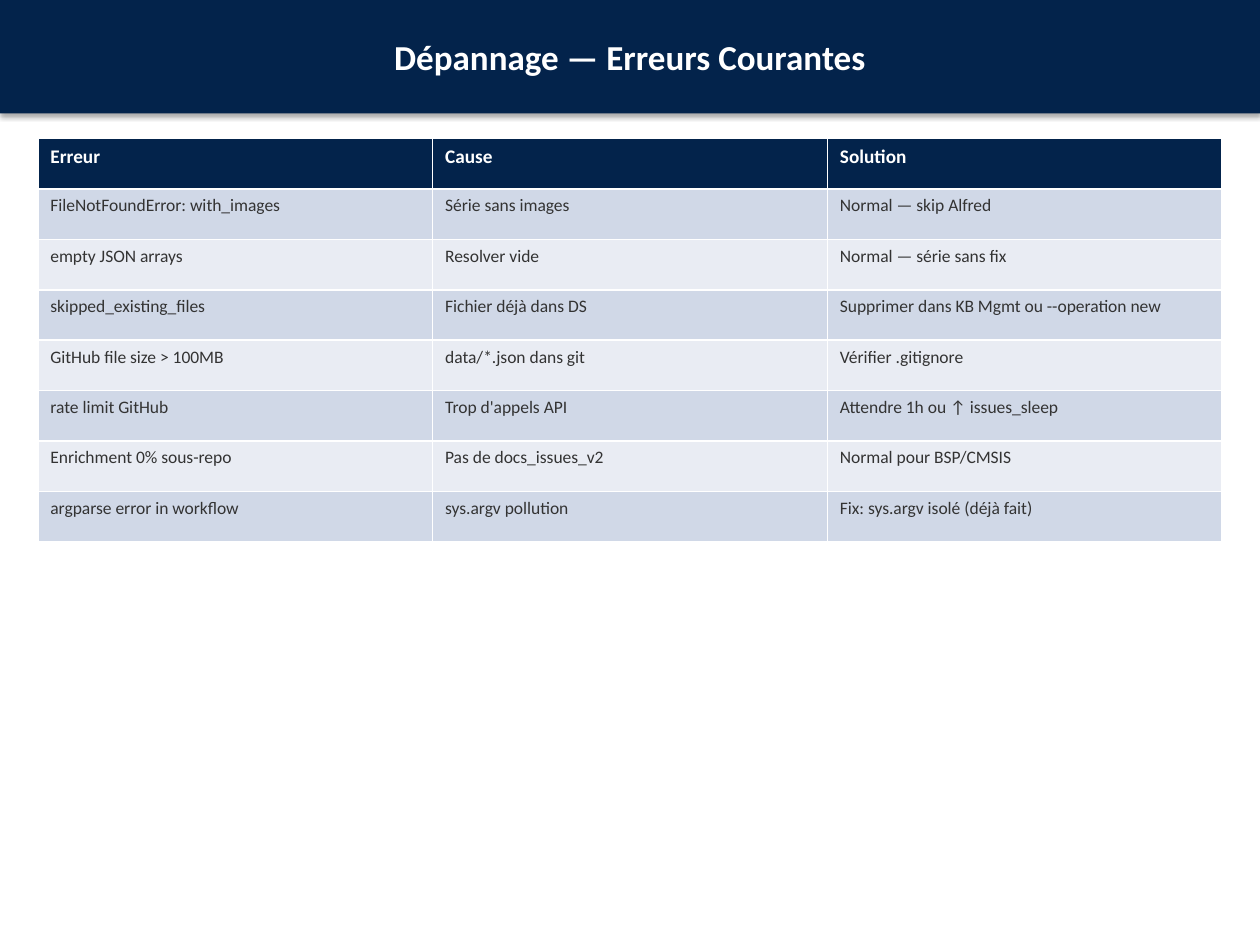
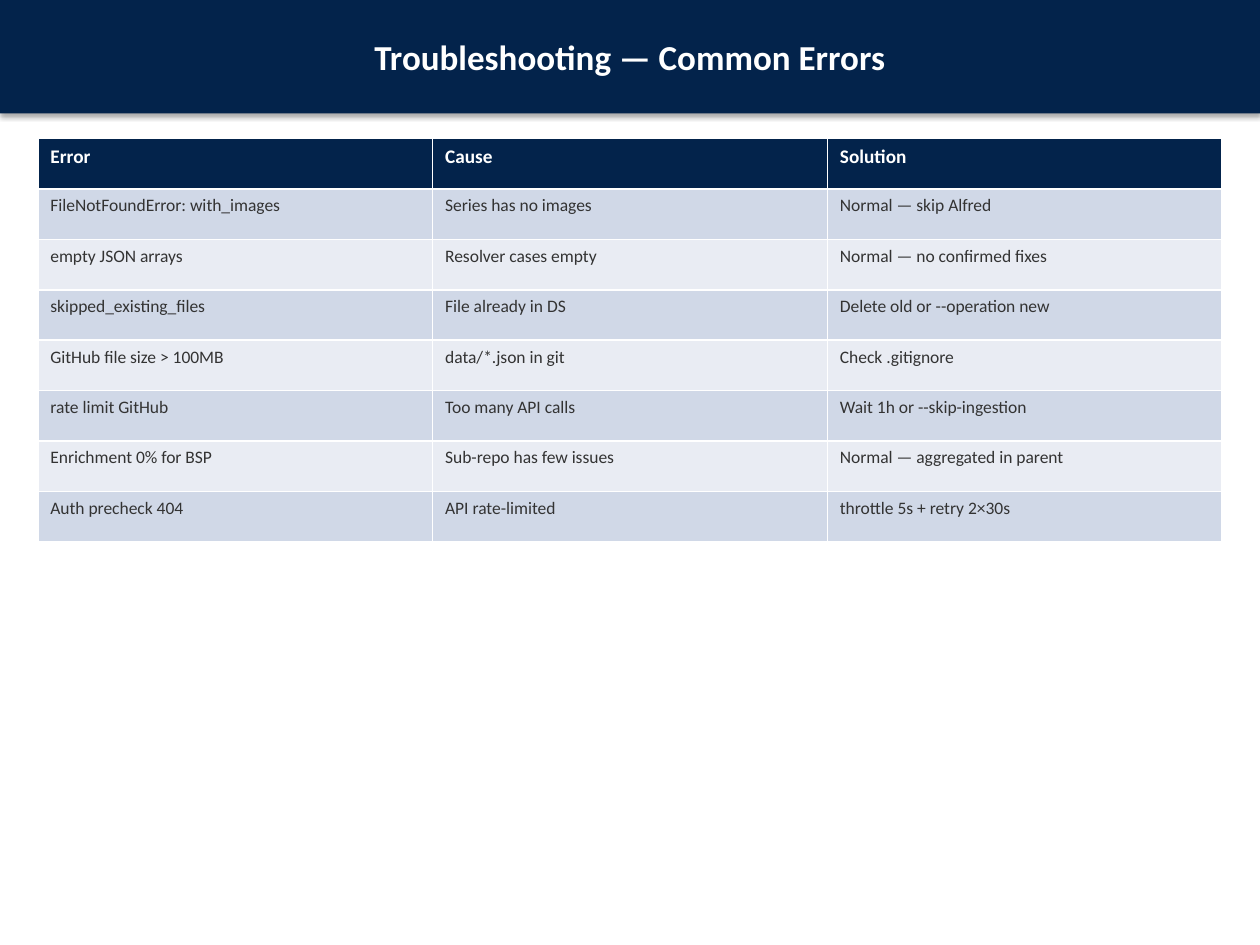
Before and after one commit to ALABSTM/stm32cube-gh-kb-pipeline, a slide deck: slide 66 of docs/Atelier_Pratique_Pipeline_STM32Cube.pptx (slide 26 before the commit). Drawn at 1260x945 pixels with LibreOffice and Linux fonts; fonts in the diff are those of the drawing. Boxes give left, top, right and bottom in pixels: in the first picture for what was removed or moved away, otherwise in the second. Text is boxed around its words. In the diff, an @@ line names an element or a change of style, - is before the commit and + after.

```diff
--- a/docs/Atelier_Pratique_Pipeline_STM32Cube.pptx
+++ b/docs/Atelier_Pratique_Pipeline_STM32Cube.pptx
@@ text in rectangle at bbox=[374, 45, 885, 76]: text changed @@
-Dépannage — Erreurs Courantes
+Troubleshooting — Common Errors
@@ table at bbox=[38, 139, 1221, 542] @@
-row 1, column 1: Erreur
+row 1, column 1: Error
-row 2, column 2: Série sans images
+row 2, column 2: Series has no images
-row 3, column 2: Resolver vide
+row 3, column 2: Resolver cases empty
-row 3, column 3: Normal — série sans fix
+row 3, column 3: Normal — no confirmed fixes
-row 4, column 2: Fichier déjà dans DS
+row 4, column 2: File already in DS
-row 4, column 3: Supprimer dans KB Mgmt ou --operation new
+row 4, column 3: Delete old or --operation new
-row 5, column 2: data/*.json dans git
+row 5, column 2: data/*.json in git
-row 5, column 3: Vérifier .gitignore
+row 5, column 3: Check .gitignore
-row 6, column 2: Trop d'appels API
+row 6, column 2: Too many API calls
-row 6, column 3: Attendre 1h ou ↑ issues_sleep
+row 6, column 3: Wait 1h or --skip-ingestion
-row 7: Enrichment 0% sous-repo | Pas de docs_issues_v2 | Normal pour BSP/CMSIS
+row 7: Enrichment 0% for BSP | Sub-repo has few issues | Normal — aggregated in parent
-row 8: argparse error in workflow | sys.argv pollution | Fix: sys.argv isolé (déjà fait)
+row 8: Auth precheck 404 | API rate-limited | throttle 5s + retry 2×30s
```
Also in this commit, not shown: 20 other slides changed, 58 slides added, 13 slides removed, 27 other files.
